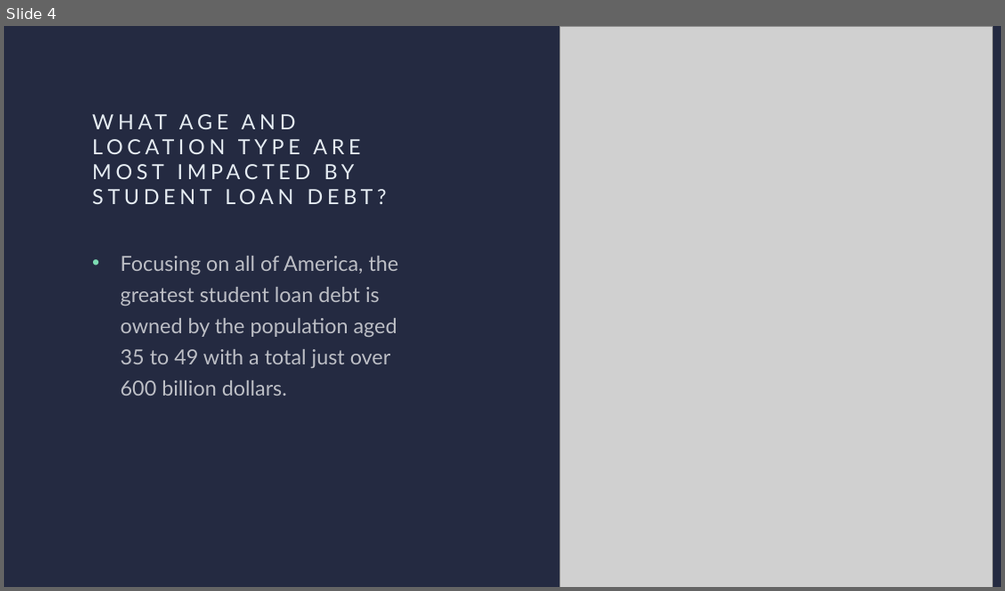
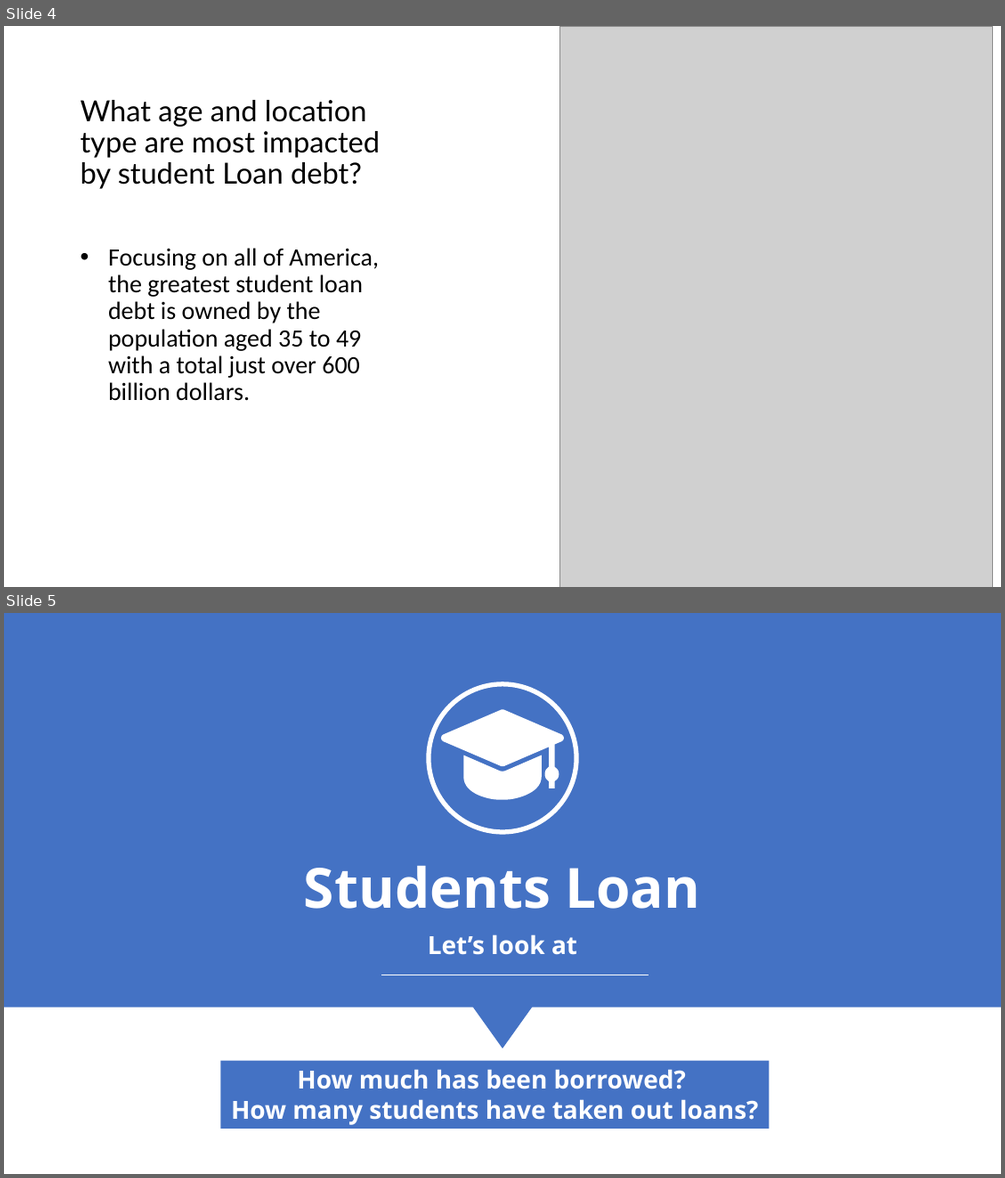
Before and after one commit to Marisauc/Project-1-Team-9, a slide deck: Project_1_Stutdent_Loan_Analysis.pptx. Shown one above the other, each under a label of ours: slide 4 before the commit, slides 4 and 5 after it. The pictures are 1005x591 and 1005x1178 pixels, drawn with LibreOffice and Linux fonts; fonts in the diff are those of the drawing; grey boxes stand for pictures. Boxes give left, top, right and bottom in pixels: in the first picture for what was removed or moved away, otherwise in the second. Text is boxed around its words. In the diff, an @@ line names an element or a change of style, - is before the commit and + after.

```diff
--- a/Project_1_Stutdent_Loan_Analysis.pptx
+++ b/Project_1_Stutdent_Loan_Analysis.pptx
@@ slide 5 added at [4,613,1001,1174], background #FFFFFF @@
@@ freeform shape added at [4,613,1001,1048], fill #4472C4 @@
@@ ellipse added at [429,684,577,832], fill #4472C4, outline #FFFFFF 4.5 pt @@
@@ freeform shape added at [442,709,564,800], fill #FFFFFF @@
@@ text added at [304,865,700,908], 53.3 pt, text #FFFFFF, bold @@
+Students Loan
@@ rectangle added at [419,926,586,964], outline #4472C4 1 pt, 24 pt, text #FFFFFF, bold @@
+Let’s look at
@@ line added from (381, 975) to (648, 975), #FFFFFF 0.5 pt @@
@@ rectangle added at [221,1060,769,1128], fill #4472C4, 24 pt, text #FFFFFF, bold @@
+How much has been borrowed?
+How many students have taken out loans?
@@ slide 4 changed as well @@
@@ background #242A41 to #FFFFFF @@
@@ title "What age and location type ..." at [81,100,380,189]: vertical alignment top to bottom @@
@@ title at [81,100,380,189]: text changed; size 20 to 28 pt; text colour #E6EDF3 to #000000 @@
-WHAT AGE AND LOCATION TYPE ARE MOST IMPACTED BY STUDENT LOAN DEBT?
+What age and location type are most impacted by student Loan debt?
@@ text "Focusing on all of America, ...": place and size @@
-text "Focusing on all of America, ..." at [121,256,399,395]
+text "Focusing on all of America, ..." at [108,248,379,401]
@@ text "Focusing on all of America, ..." at [108,248,379,401]: size 20 to 24 pt, font Lato to Calibri, text colour #FFFFFF at 70% opacity to #000000; line spacing 1.25 to 0.9 @@
```
Also in this commit, not shown: 4 other slides changed, 6 other slides added.
